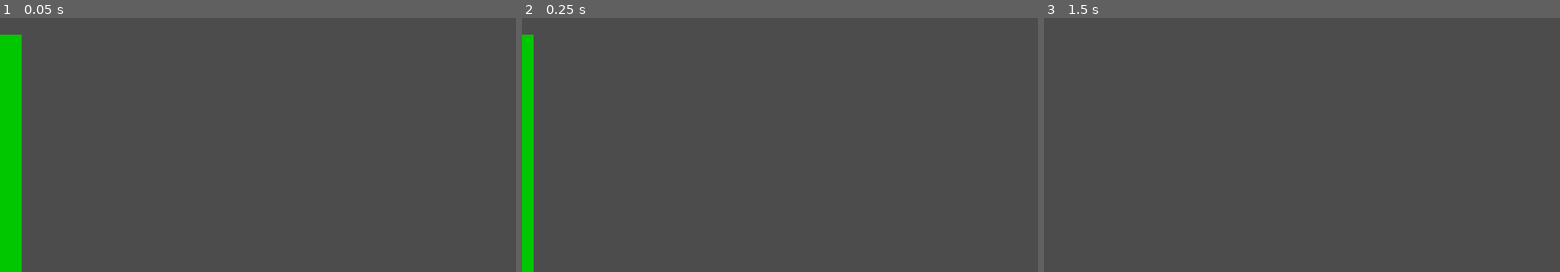
Above: before the commit, frames 1-3 (left to right).
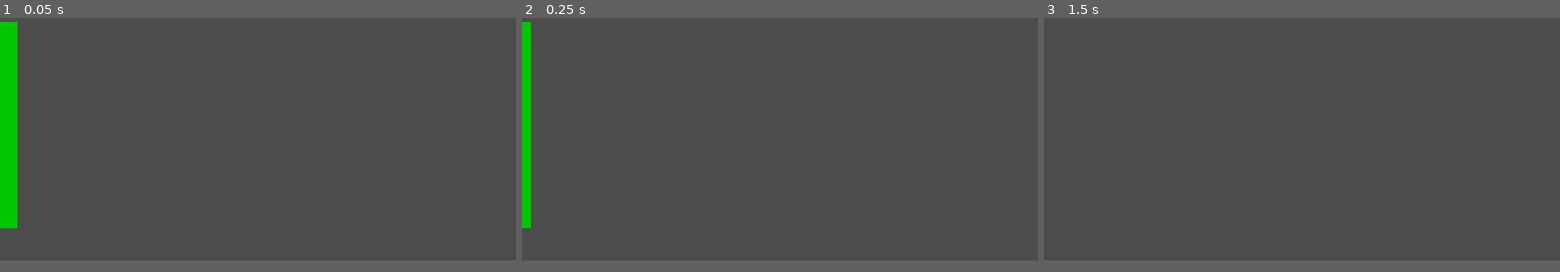
Above: after the commit, the same moments.

Repository: kdreese/flappy-godot
Game: Godot game, scene res://Objects/Pipe/Pipe.tscn
Same seed, same stepped clock (60 frames per second), same inputs: the game is played once before the commit and once after it. Before the commit the project has no main scene; this scene is started directly in both runs.
Inputs:
- Up to frame 1 (0.05 s): no input
- Up to frame 2 (0.25 s): no input
- Up to frame 3 (1.5 s): tap Space (game_jump) at 0.77 s; tap Enter at 1.25 s
The window is 800x468 before the commit and 800x450 after it. Grey fills any space a smaller window leaves; there, only what the larger window draws over its background counts as a difference.

The runs differ from the first frame. In frame 1, 1.6% of the frame differs, in the area x 0-5%, y 1-100%; in frame 2, 0.9%; in frame 3, only the window size differs.

Commit message:
Added game world

Diff:
--- a/Objects/Pipe/Pipe.gd
+++ b/Objects/Pipe/Pipe.gd
@@ -8,3 +8,5 @@
 
 func _process(delta: float) -> void:
 	position.x -= SPEED * delta
+	if position.x < -100:
+		queue_free()
--- /dev/null
+++ b/States/Game/Game.gd
@@ -0,0 +1,18 @@
+extends Node2D
+
+
+var pipe_scene := preload("res://Objects/Pipe/Pipe.tscn")
+
+
+func _ready() -> void:
+	pass
+
+
+func _process(_delta: float) -> void:
+	pass
+
+
+func _on_PipeSpawnTimer_timeout() -> void:
+	var pipe = pipe_scene.instance()
+	add_child(pipe)
+	pipe.position = Vector2(get_viewport_rect().size.x + 100, get_viewport_rect().size.y / 2)
--- /dev/null
+++ b/States/Game/Game.tscn
@@ -0,0 +1,16 @@
+[gd_scene load_steps=3 format=2]
+
+[ext_resource path="res://States/Game/Game.gd" type="Script" id=1]
+[ext_resource path="res://Objects/Bird/Bird.tscn" type="PackedScene" id=2]
+
+[node name="Game" type="Node2D"]
+script = ExtResource( 1 )
+
+[node name="Bird" parent="." instance=ExtResource( 2 )]
+position = Vector2( 300, 360 )
+
+[node name="PipeSpawnTimer" type="Timer" parent="."]
+wait_time = 2.0
+autostart = true
+
+[connection signal="timeout" from="PipeSpawnTimer" to="." method="_on_PipeSpawnTimer_timeout"]
--- a/project.godot
+++ b/project.godot
@@ -11,7 +11,16 @@
 [application]
 
 config/name="flappy-godot"
+run/main_scene="res://States/Game/Game.tscn"
 config/icon="res://icon.png"
+
+[display]
+
+window/size/width=1280
+window/size/height=720
+window/dpi/allow_hidpi=true
+window/stretch/mode="2d"
+window/stretch/aspect="keep"
 
 [input]
 
